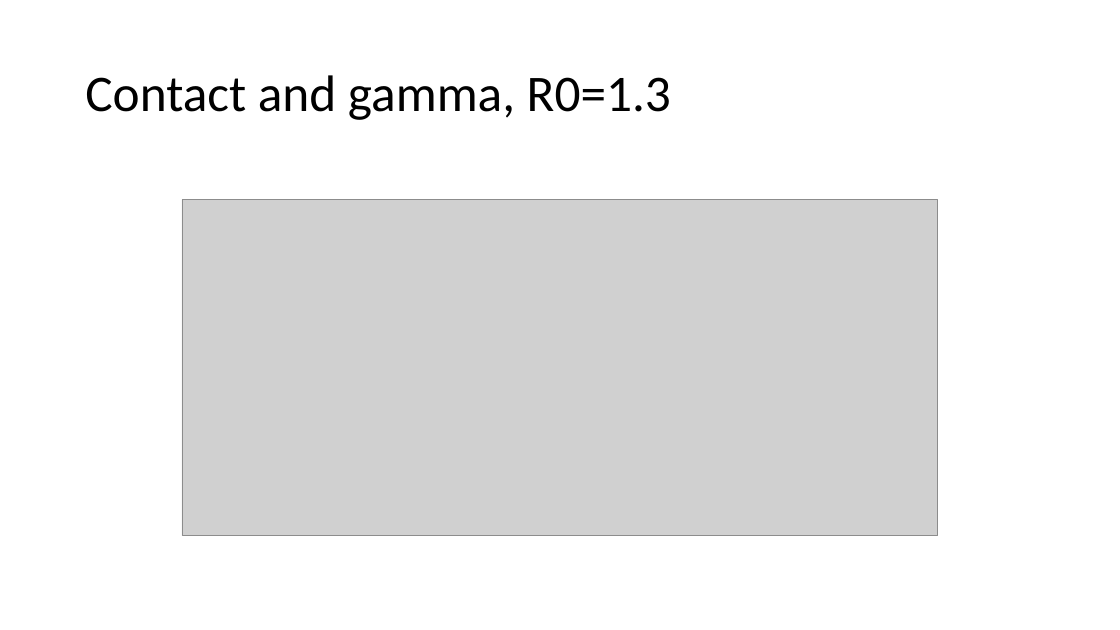
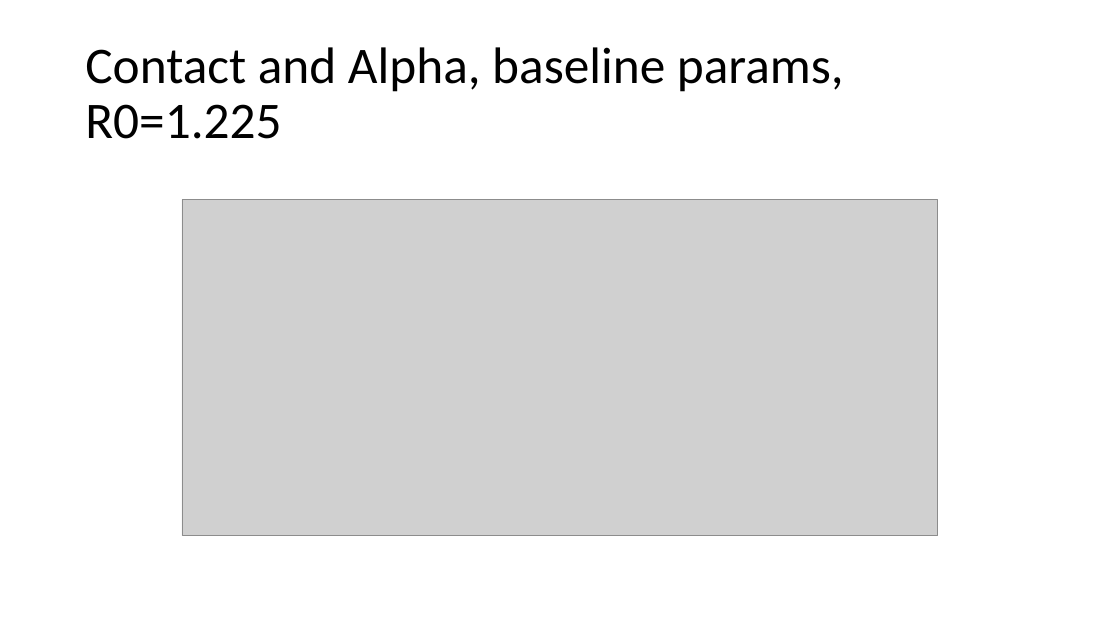
Before and after one commit to asbeagle/newGEM_SIR, a slide deck: slide 4 of someplotz.pptx (slide 7 before the commit). Drawn at 1120x630 pixels with LibreOffice and Linux fonts; fonts in the diff are those of the drawing; grey boxes stand for pictures. Boxes give left, top, right and bottom in pixels: in the first picture for what was removed or moved away, otherwise in the second. Text is boxed around its words. In the diff, an @@ line names an element or a change of style, - is before the commit and + after.

```diff
--- a/someplotz.pptx
+++ b/someplotz.pptx
@@ title at [85,47,844,139]: text changed @@
-Contact and gamma, R0=1.3
+Contact and Alpha, baseline params, R0=1.225
```
Also in this commit, not shown: 2 other slides changed, 6 slides removed, 1 other file.
